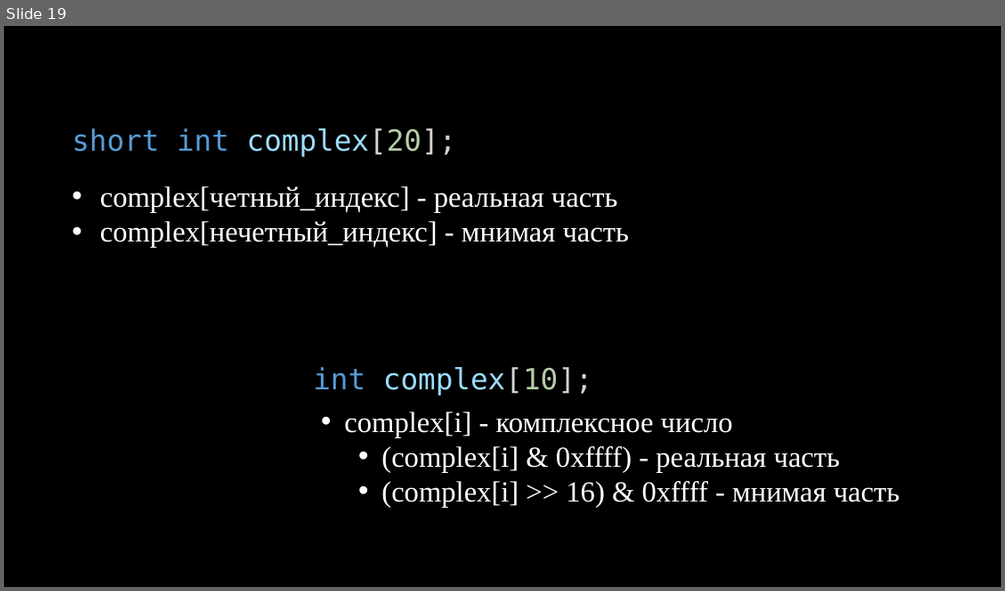
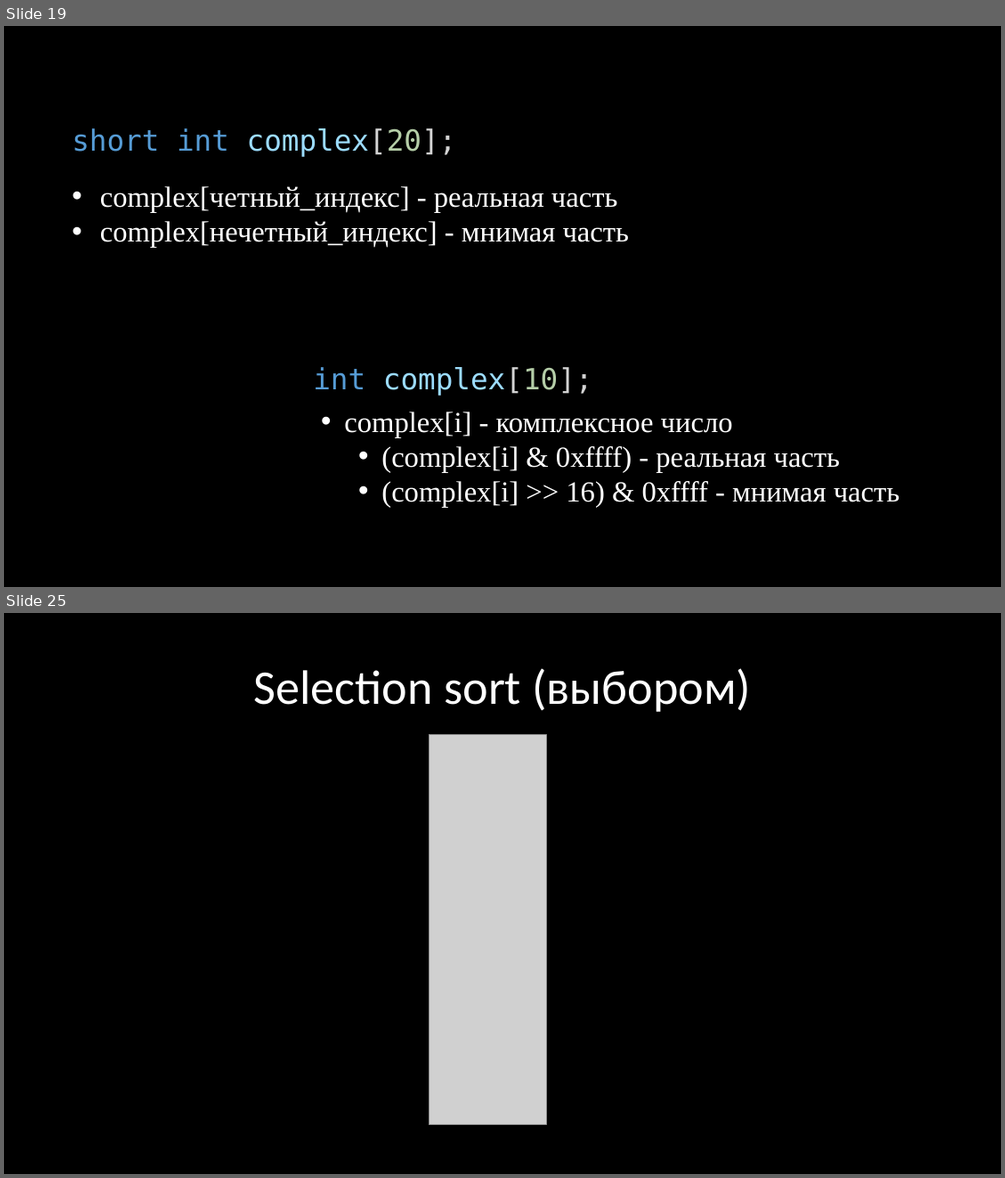
Before and after one commit to kruffka/C-Programming, a slide deck: 5_arrays/5_arrays.pptx. Shown one above the other, each under a label of ours: slide 19 before the commit, slides 19 and 25 after it; the slides between them are not shown. The pictures are 1005x591 and 1005x1178 pixels, drawn with LibreOffice and Linux fonts; fonts in the diff are those of the drawing; grey boxes stand for pictures. Boxes give left, top, right and bottom in pixels: in the first picture for what was removed or moved away, otherwise in the second. Text is boxed around its words. In the diff, an @@ line names an element or a change of style, - is before the commit and + after.

```diff
--- a/5_arrays/5_arrays.pptx
+++ b/5_arrays/5_arrays.pptx
@@ slide 25 added at (4,613,1001,1174), background #000000 @@
@@ text added at (254,668,751,712), 46.5 pt, text #FFFFFF @@
+Selection sort (выбором)
@@ picture added at (429,734,546,1125) @@
```
Also in this commit, not shown: 23 other slides added, 1 slide removed, 6 other files.
